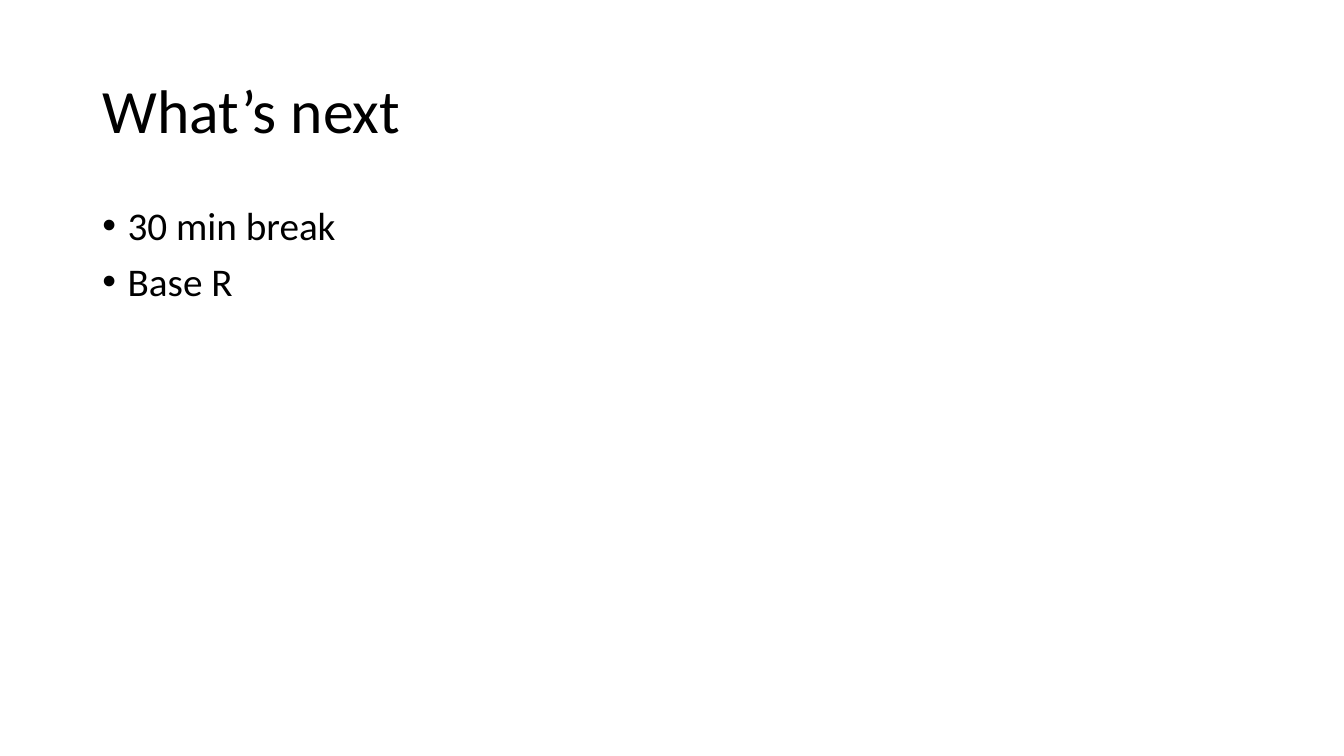
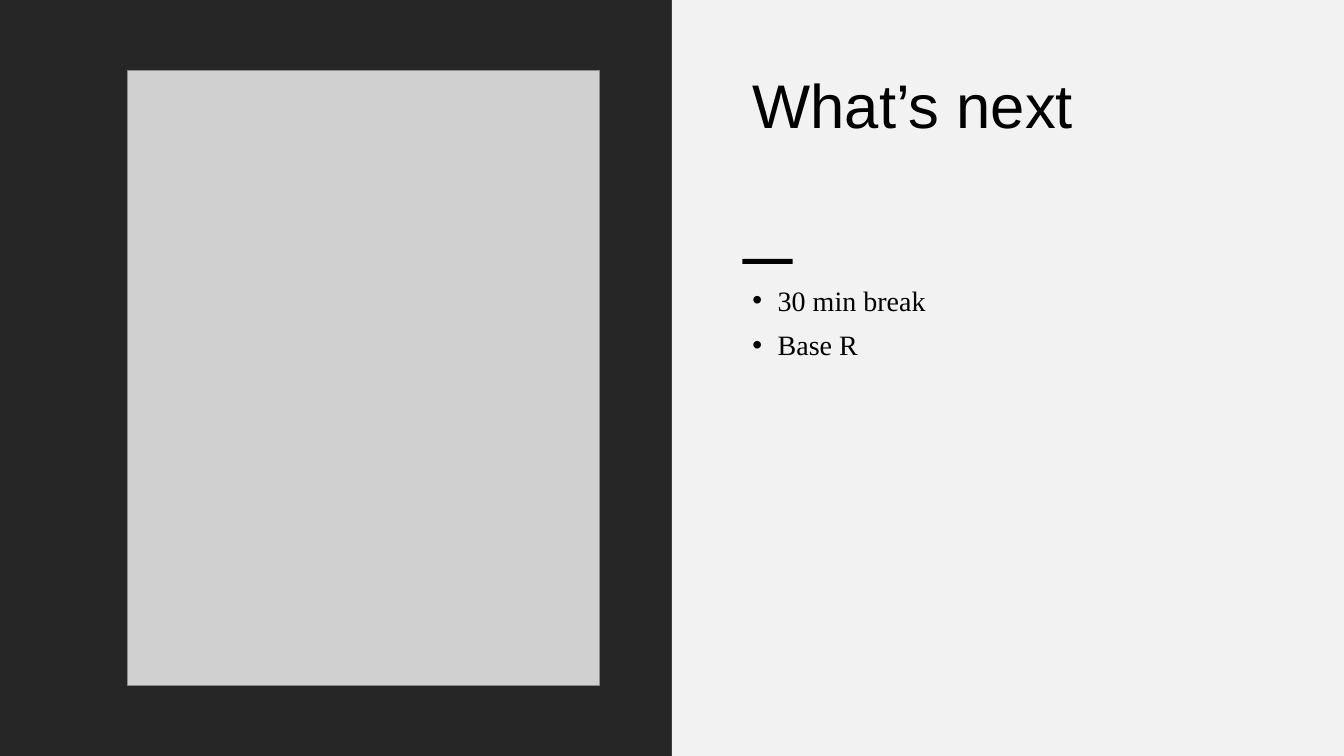
Before and after one commit to a5creel/intro_to_programming, a slide deck: slide 25 of lecture_material/1_think_like_computer.pptx (slide 24 before the commit). Drawn at 1344x756 pixels with LibreOffice and Linux fonts; fonts in the diff are those of the drawing; grey boxes stand for pictures. Boxes give left, top, right and bottom in pixels: in the first picture for what was removed or moved away, otherwise in the second. Text is boxed around its words. In the diff, an @@ line names an element or a change of style, - is before the commit and + after.

```diff
--- a/lecture_material/1_think_like_computer.pptx
+++ b/lecture_material/1_think_like_computer.pptx
@@ rectangle added at <box>0,0,673,756</box>, fill #262626 @@
@@ rectangle added at <box>673,0,1344,756</box>, fill #F2F2F2 @@
@@ picture added at <box>127,71,600,686</box> @@
@@ title "What’s next": place and size @@
-title "What’s next" at <box>102,90,401,134</box>
+title "What’s next" at <box>752,83,1073,129</box>
@@ title "What’s next" at <box>752,83,1073,129</box>: font Calibri to Arial; vertical alignment middle to top @@
@@ rectangle added at <box>743,259,793,264</box>, fill #000000 @@
@@ text "30 min break": place and size @@
-text "30 min break" at <box>128,212,336,297</box>
+text "30 min break" at <box>778,291,925,356</box>
@@ text "30 min break" at <box>778,291,925,356</box>: size 28 to 20 pt, font Calibri to Times New Roman @@
```
Also in this commit, not shown: 23 other slides changed, 1 slide added, 14 other files.
